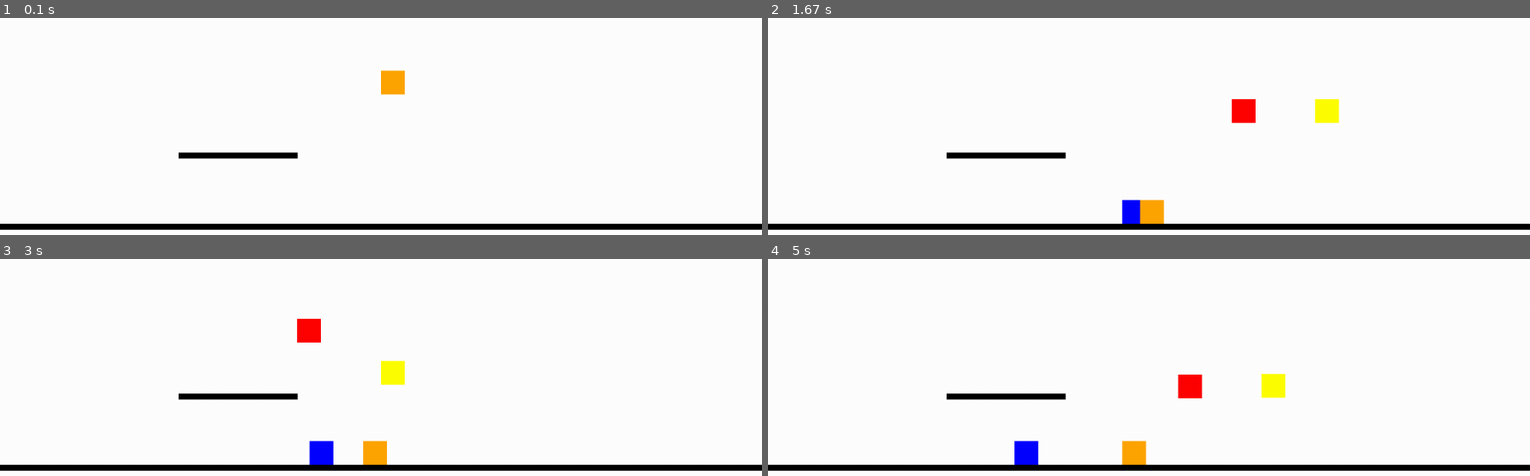
Above: before the commit, frames 1-4 (two rows, left to right).
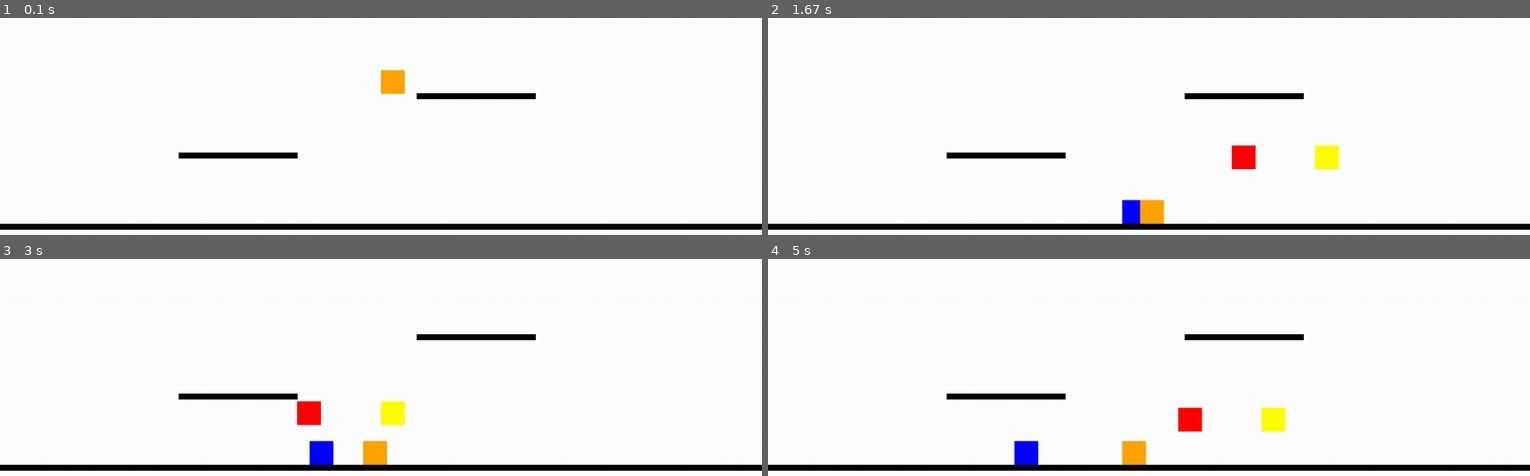
Above: after the commit, the same moments.

Repository: lambo-n/thecoderschool-pygames
Game: pygame game, started from tag.py
Two runs of this game, one before a commit and one after it. Both use one fixed random seed, a clock stepped at 60 frames per second and the inputs below.
Inputs:
- Up to frame 1 (0.1 s): no input
- Up to frame 2 (1.67 s): hold Right 0.33-0.8 s; hold Up 0.83-1.13 s; hold W 0.83-1.13 s; tap F at 0.9, 1.23, 1.53 s; tap J at 0.98 s; hold Right 1.17-1.63 s; hold D 1.17-1.63 s; tap , at 1.32 s
- Up to frame 3 (3 s): hold Left 1.67-2.2 s; hold A 1.67-2.2 s; tap F at 1.73, 2.03, 2.3, 2.6, 2.73 s; hold Left 2.23-2.63 s; hold A 2.23-2.63 s; tap J at 2.38 s; hold Up from 2.67 s (still down); hold W from 2.67 s (still down); tap , at 2.82 s
- Up to frame 4 (5 s): release Up at 3.03 s; release W at 3.03 s; hold Right 3.07-3.7 s; hold D 3.07-3.7 s; tap F at 3.13, 3.43, 3.8, 4.1, 4.3, 4.6, 4.8 s; hold Left 3.73-4.2 s; hold A 3.73-4.2 s; tap J at 3.88 s; hold Right 4.23-4.7 s; hold D 4.23-4.7 s; tap , at 4.38 s; hold Up from 4.73 s (still down); hold W from 4.73 s (still down)

The runs differ from the first frame. In frame 1, 0.5% of the frame differs, in the area x 50-71%, y 23-38%; in frame 2, 1.9%; in frame 3, 1.9%, in the area x 38-71%, y 27-77%; in frame 4, 1.9%.

Commit message:
one-way platform collision

Diff:
--- a/tag.py
+++ b/tag.py
@@ -36,9 +36,10 @@
                      player5_velocity]
 
 floorBase = pygame.Rect(0, screen.get_height() - 100, screen.get_width(), 10)
-testPlatform = pygame.Rect(300, 500, 200, 10)
+platform1 = pygame.Rect(300, 500, 200, 10)
+platform2 = pygame.Rect(700, 400, 200, 10)
 
-platforms = [floorBase, testPlatform]
+platforms = [floorBase, platform1, platform2]
 
 
 
@@ -66,13 +67,15 @@
         player_velocities[i] += 475 * dt
 
     for i in range(len(player_positions)):
+        prev_bottom = player_positions[i].y + PLAYER_HEIGHT
+        player_positions[i].y += player_velocities[i] * dt
+
+        player_rect = pygame.Rect(player_positions[i].x, player_positions[i].y, PLAYER_WIDTH, PLAYER_HEIGHT)
         for platform in platforms:
-            player_positions[i].y += player_velocities[i] * dt
-
-            player_rect = pygame.Rect(player_positions[i].x, player_positions[i].y, PLAYER_WIDTH, PLAYER_HEIGHT)
-            if player_rect.colliderect(platform):
+            if player_rect.colliderect(platform) and player_velocities[i] >= 0 and prev_bottom <= platform.y + 1:
                 player_positions[i].y = platform.y - PLAYER_HEIGHT
                 player_velocities[i] = 0
+                player_rect.y = player_positions[i].y
 
 
 
